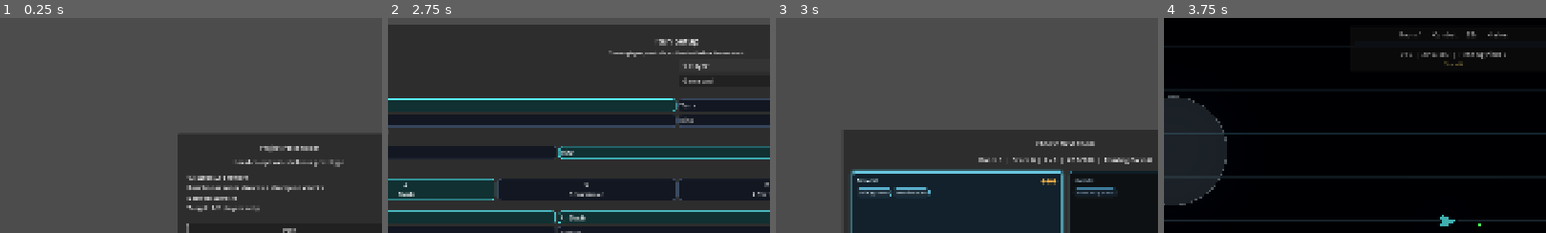
Above: before the commit, frames 1-4 (left to right).
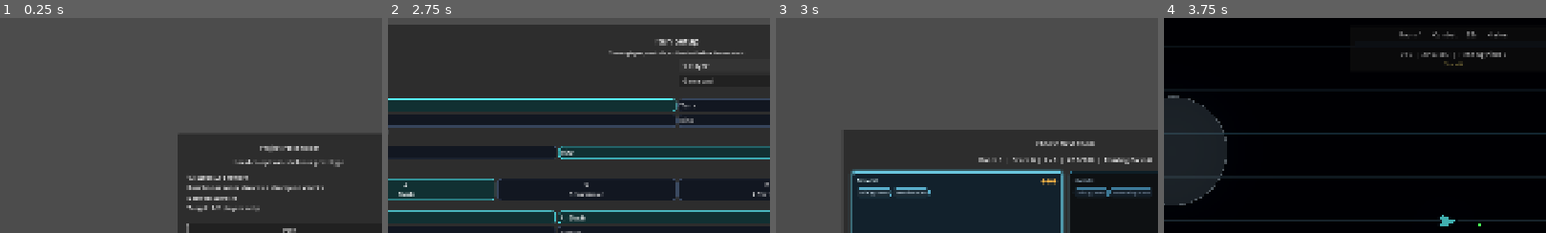
Above: after the commit, the same moments.

Repository: snaxico/project-twin-stick
Game: Godot game, scene res://scenes/ui/Bootstrap.tscn
The game is run twice, just before and just after one commit, with the same random seed, the same clock (stepped at 60 frames per second) and the same inputs.
Inputs (mouse positions are % of the whole screen's width and height, from its top left):
- Up to frame 1 (0.25 s): no input
- Up to frame 2 (2.75 s): click "Play" at 0.5 s; click "1 Player" at 1.25 s; click "1 Player" at 2 s
- Up to frame 3 (3 s): click "Start Run" at 2.75 s
- Up to frame 4 (3.75 s): click (36, 47) at 3.52 s
The pictures show only the part of the screen within x 12-62%, y 0-50%; the shares and areas given below are measured in that part.

Frames 1-2 are identical in both runs. In frame 3, 0.3% of the frame differs, in the area x 78-98%, y 78-84%; in frame 4, nothing differs.

Commit message:
arena: remove weak cover mechanics
Co-Authored-By: OpenAI Codex <codex@openai.com>

Diff:
--- a/data/room_archetypes.json
+++ b/data/room_archetypes.json
@@ -11,7 +11,7 @@
         "shooters": [],
         "shooter_ratio": 0.0
       },
-      "where_pool": ["fire_grid", "pinwheel", "tesla_arcs", "drifting_clouds", "sliding_gates", "open"],
+      "where_pool": ["fire_grid", "pinwheel", "tesla_arcs", "drifting_clouds", "open"],
       "twist_pool": ["enemy_speed", "accelerating_waves", "shielded"],
       "density_profile": "high",
       "reward_hint": "Crowd-control test",
@@ -45,7 +45,7 @@
         "shooters": [],
         "shooter_ratio": 0.0
       },
-      "where_pool": ["fire_grid", "mine_grid", "tesla_arcs", "shifting_maze", "open"],
+      "where_pool": ["fire_grid", "mine_grid", "tesla_arcs", "open"],
       "twist_pool": ["explosive_death", "explosive_death", "enemy_speed"],
       "density_profile": "high",
       "reward_hint": "Cleanup discipline",
@@ -62,7 +62,7 @@
         "shooters": [],
         "shooter_ratio": 0.0
       },
-      "where_pool": ["mine_grid", "bulwark", "sliding_gates", "popup_pillars", "open"],
+      "where_pool": ["mine_grid", "popup_pillars", "open"],
       "twist_pool": ["enemy_speed", "explosive_death", "shielded"],
       "density_profile": "medium",
       "reward_hint": "Space-control test",
--- a/scripts/arena/BulwarkMechanic.gd
+++ /dev/null
@@ -1,55 +0,0 @@
-extends "res://scripts/arena/CoverMechanicBase.gd"
-
-const XS := [700.0, 1000.0, 1300.0, 1600.0, 1900.0, 2200.0, 2500.0, 2800.0]
-const SIZE := Vector2(120, 520)
-const Y := 790.0
-const STEP := 2.0
-
-var _x_index := 0
-var _dir := 1
-var _timer := STEP
-var _current_rects: Array = []
-
-
-func setup(arena: Rect2, players: Array, coop: Node) -> void:
-	super.setup(arena, players, coop)
-	_current_rects = [_rect_for_x(float(XS[_x_index]))]
-	_apply_rects(_current_rects, true)
-
-
-func _physics_process(delta: float) -> void:
-	if _tick_telegraph(delta):
-		_current_rects = _telegraph_rects.duplicate()
-		_apply_rects(_current_rects, false)
-		return
-	_timer -= delta
-	if _timer <= 0.0 and _telegraph_rects.is_empty():
-		_timer = STEP
-		_start_telegraph([_rect_for_x(_next_x())])
-
-
-func _force_step() -> bool:
-	_current_rects = [_rect_for_x(_next_x())]
-	return _apply_rects(_current_rects, false)
-
-
-func _next_x() -> float:
-	_x_index += _dir
-	if _x_index >= XS.size():
-		_x_index = XS.size() - 2
-		_dir = -1
-	elif _x_index < 0:
-		_x_index = 1
-		_dir = 1
-	return float(XS[_x_index])
-
-
-func _rect_for_x(x: float) -> Rect2:
-	return Rect2(Vector2(x, Y), SIZE)
-
-
-func _draw() -> void:
-	for rect in _current_rects:
-		draw_rect(rect, Color(0.24, 0.3, 0.34, 0.34), true)
-		draw_rect(rect, Color(0.72, 0.84, 0.96, 0.5), false, 2.0)
-	_draw_telegraph()
--- a/scripts/arena/ShiftingMazeMechanic.gd
+++ /dev/null
@@ -1,50 +0,0 @@
-extends "res://scripts/arena/CoverMechanicBase.gd"
-
-const XS := [560.0, 1040.0, 2560.0, 3040.0]
-const YS := [520.0, 1050.0, 1580.0]
-const SIZE := Vector2(220, 220)
-const STEP := 2.5
-
-var _up_parity := 0
-var _timer := STEP
-var _current_rects: Array = []
-
-
-func setup(arena: Rect2, players: Array, coop: Node) -> void:
-	super.setup(arena, players, coop)
-	_current_rects = _rects_for_parity(_up_parity)
-	_apply_rects(_current_rects, true)
-
-
-func _physics_process(delta: float) -> void:
-	if _tick_telegraph(delta):
-		_current_rects = _telegraph_rects.duplicate()
-		_apply_rects(_current_rects, false)
-		return
-	_timer -= delta
-	if _timer <= 0.0 and _telegraph_rects.is_empty():
-		_timer = STEP
-		_up_parity = 1 - _up_parity
-		_start_telegraph(_rects_for_parity(_up_parity))
-
-
-func _force_step() -> bool:
-	_up_parity = 1 - _up_parity
-	_current_rects = _rects_for_parity(_up_parity)
-	return _apply_rects(_current_rects, false)
-
-
-func _rects_for_parity(parity: int) -> Array:
-	var rects: Array = []
-	for ci in range(XS.size()):
-		for ri in range(YS.size()):
-			if (ci + ri) % 2 == parity:
-				rects.append(Rect2(Vector2(float(XS[ci]), float(YS[ri])) - SIZE * 0.5, SIZE))
-	return rects
-
-
-func _draw() -> void:
-	for rect in _current_rects:
-		draw_rect(rect, Color(0.22, 0.28, 0.34, 0.34), true)
-		draw_rect(rect, Color(0.7, 0.84, 1.0, 0.5), false, 2.0)
-	_draw_telegraph()
--- a/scripts/arena/SlidingGatesMechanic.gd
+++ /dev/null
@@ -1,51 +0,0 @@
-extends "res://scripts/arena/CoverMechanicBase.gd"
-
-const X := 2400.0
-const WIDTH := 180.0
-const TOP_Y := 290.0
-const BOTTOM_Y := 1810.0
-const GAP := 420.0
-const GAP_YS := [610.0, 900.0, 1190.0]
-const STEP := 1.5
-
-var _gap_index := 0
-var _timer := STEP
-var _current_rects: Array = []
-
-
-func setup(arena: Rect2, players: Array, coop: Node) -> void:
-	super.setup(arena, players, coop)
-	_current_rects = _rects_for_gap(float(GAP_YS[_gap_index]))
-	_apply_rects(_current_rects, true)
-
-
-func _physics_process(delta: float) -> void:
-	if _tick_telegraph(delta):
-		_current_rects = _telegraph_rects.duplicate()
-		_apply_rects(_current_rects, false)
-		return
-	_timer -= delta
-	if _timer <= 0.0 and _telegraph_rects.is_empty():
-		_timer = STEP
-		_gap_index = (_gap_index + 1) % GAP_YS.size()
-		_start_telegraph(_rects_for_gap(float(GAP_YS[_gap_index])))
-
-
-func _force_step() -> bool:
-	_gap_index = (_gap_index + 1) % GAP_YS.size()
-	_current_rects = _rects_for_gap(float(GAP_YS[_gap_index]))
-	return _apply_rects(_current_rects, false)
-
-
-func _rects_for_gap(gap_y: float) -> Array:
-	return [
-		Rect2(X, TOP_Y, WIDTH, maxf(0.0, gap_y - TOP_Y)),
-		Rect2(X, gap_y + GAP, WIDTH, maxf(0.0, BOTTOM_Y - gap_y - GAP)),
-	]
-
-
-func _draw() -> void:
-	for rect in _current_rects:
-		draw_rect(rect, Color(0.22, 0.28, 0.34, 0.32), true)
-		draw_rect(rect, Color(0.66, 0.84, 1.0, 0.48), false, 2.0)
-	_draw_telegraph()
--- a/scripts/dev/PerfRunner.gd
+++ b/scripts/dev/PerfRunner.gd
@@ -211,7 +211,7 @@
 			if not _smoke_passed:
 				push_error("PerfRunner: where smoke failed for %s" % where_id)
 				get_tree().quit(1)
-		if where_id == "drifting_cover" or where_id == "sliding_gates" or where_id == "bulwark" or where_id == "shifting_maze":
+		if where_id == "drifting_cover":
 			if _elapsed >= _next_forced_step_at:
 				_next_forced_step_at = _elapsed + 2.0
 				_coop.call("profiling_force_where_step")
@@ -221,7 +221,7 @@
 			return false
 		if not bool(_coop.call("profiling_cover_blocks_projectile")):
 			return false
-		if where_id == "drifting_cover" or where_id == "popup_pillars" or where_id == "sliding_gates" or where_id == "bulwark" or where_id == "shifting_maze":
+		if where_id == "drifting_cover" or where_id == "popup_pillars":
 			var before := int(_coop.call("profiling_where_revision"))
 			if not bool(_coop.call("profiling_force_where_step")):
 				return false
--- a/scripts/game/CoopManager.gd
+++ b/scripts/game/CoopManager.gd
@@ -37,10 +37,7 @@
 const DriftingCloudsMechanicData = preload("res://scripts/arena/DriftingCloudsMechanic.gd")
 const BastionMechanicData = preload("res://scripts/arena/BastionMechanic.gd")
 const PopupPillarsMechanicData = preload("res://scripts/arena/PopupPillarsMechanic.gd")
-const SlidingGatesMechanicData = preload("res://scripts/arena/SlidingGatesMechanic.gd")
-const BulwarkMechanicData = preload("res://scripts/arena/BulwarkMechanic.gd")
 const DriftingCoverMechanicData = preload("res://scripts/arena/DriftingCoverMechanic.gd")
-const ShiftingMazeMechanicData = preload("res://scripts/arena/ShiftingMazeMechanic.gd")
 
 const MODIFIERS_DATA_PATH := "res://data/modifiers.json"
 const PROFILING_SEED := 20260707
@@ -1052,14 +1049,8 @@
 			mechanic = BastionMechanicData.new()
 		"popup_pillars":
 			mechanic = PopupPillarsMechanicData.new()
-		"sliding_gates":
-			mechanic = SlidingGatesMechanicData.new()
-		"bulwark":
-			mechanic = BulwarkMechanicData.new()
 		"drifting_cover":
 			mechanic = DriftingCoverMechanicData.new()
-		"shifting_maze":
-			mechanic = ShiftingMazeMechanicData.new()
 		_:
 			return
 	_where_mechanic = mechanic
--- a/scripts/game/RunState.gd
+++ b/scripts/game/RunState.gd
@@ -22,10 +22,7 @@
 	"drifting_clouds",
 	"bastion",
 	"popup_pillars",
-	"sliding_gates",
-	"bulwark",
 	"drifting_cover",
-	"shifting_maze",
 ]
 const CHAMPION_INTERVAL_BANDS := [
 	{"until_depth": 10, "interval": 5},
--- a/scripts/ui/RunFlow.gd
+++ b/scripts/ui/RunFlow.gd
@@ -11,10 +11,7 @@
 	"drifting_clouds": "Drifting Clouds",
 	"bastion": "Bastion",
 	"popup_pillars": "Pop-up Pillars",
-	"sliding_gates": "Sliding Gates",
-	"bulwark": "Bulwark",
 	"drifting_cover": "Drifting Cover",
-	"shifting_maze": "Shifting Maze",
 }
 
 signal return_to_menu_requested(open_meta_menu: bool)
